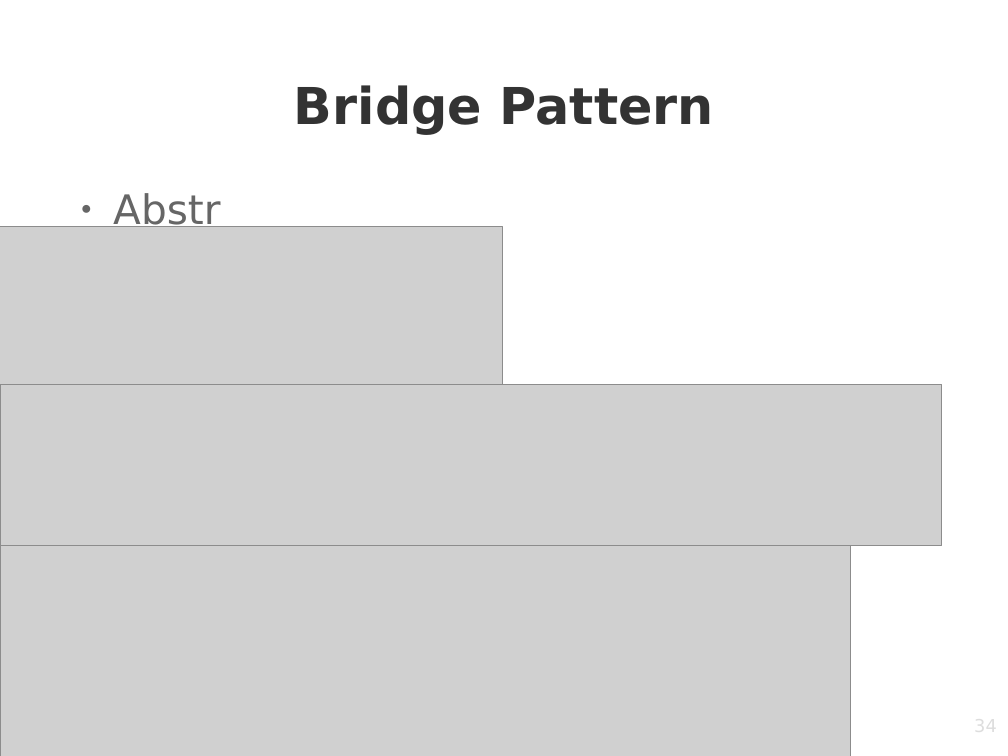
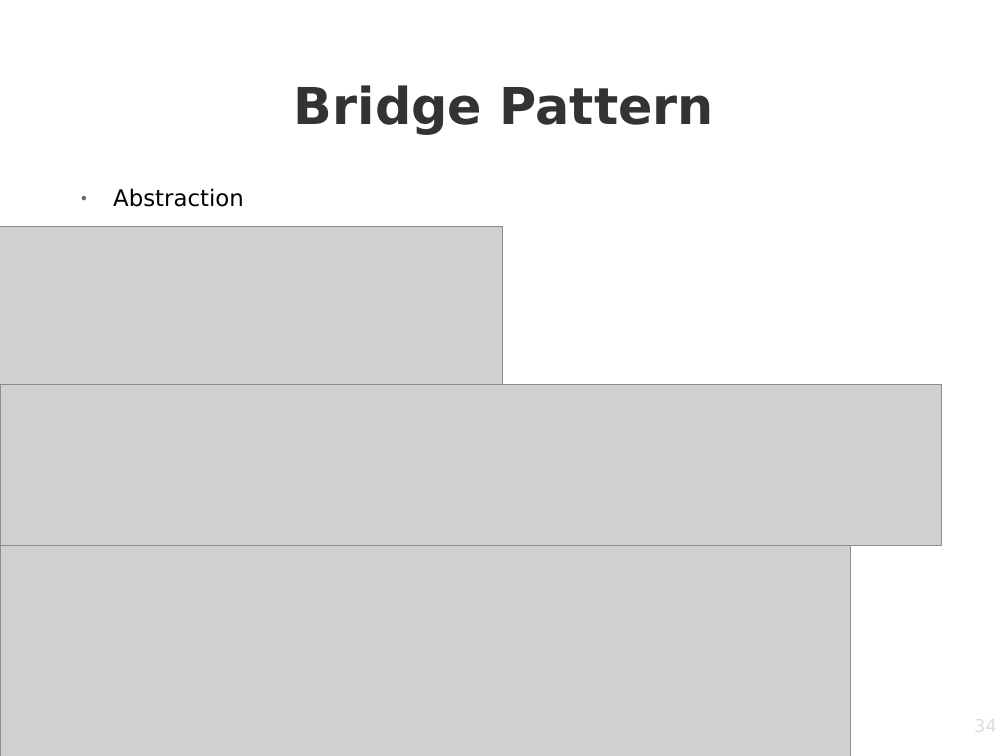
Before and after one commit to hatrunguet98/application-demo-java, a slide deck: slide 34 of DesignPattern.odp. Drawn at 1008x756 pixels with LibreOffice and Linux fonts; fonts in the diff are those of the drawing; grey boxes stand for pictures; background and template pictures are left out. Boxes give left, top, right and bottom in pixels: in the first picture for what was removed or moved away, otherwise in the second. Text is boxed around its words. In the diff, an @@ line names an element or a change of style, - is before the commit and + after.

```diff
--- a/DesignPattern.odp
+++ b/DesignPattern.odp
@@ text at (x1=113, y1=188, x2=244, y2=207): text changed; size 32 to 18 pt; text colour #666666 to #000000 @@
-● Abstr
+● Abstraction
```
Also in this commit, not shown: 1 other slide changed, 7 slides added, 17 other files.
